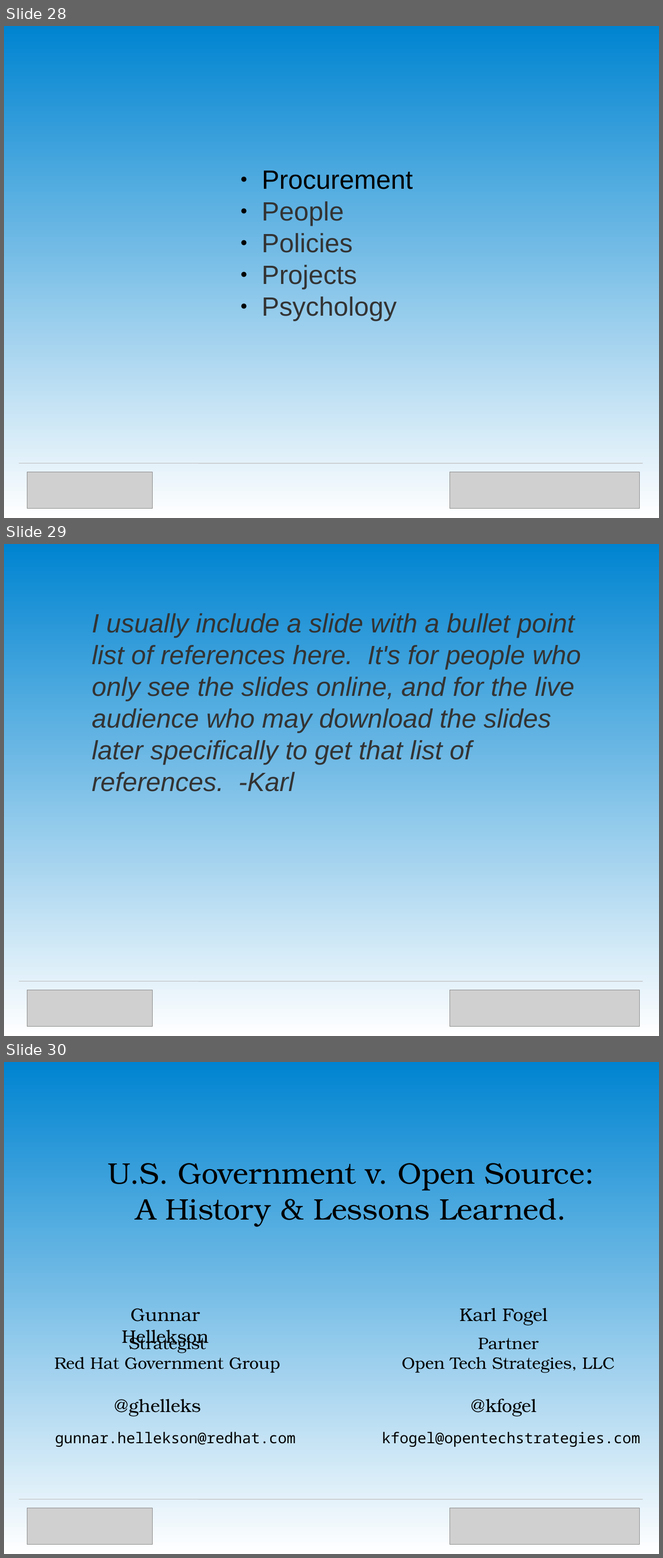
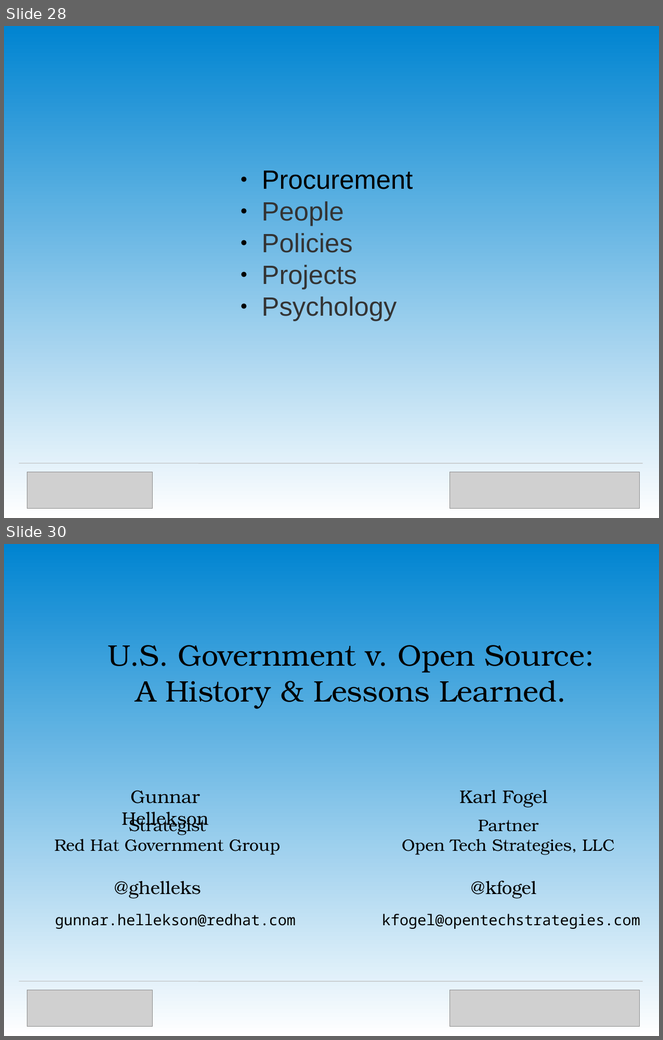
Before and after one commit to OpenTechStrategies/timelines, a slide deck: us-govt-open-source.odp. Shown one above the other, each under a label of ours: slides 28, 29 and 30 before the commit, slides 28 and 30 after it; the slides between them are not shown. The pictures are 663x1558 and 663x1040 pixels, drawn with LibreOffice and Linux fonts; fonts in the diff are those of the drawing; grey boxes stand for pictures. Boxes give left, top, right and bottom in pixels: in the first picture for what was removed or moved away, otherwise in the second. Text is boxed around its words. In the diff, an @@ line names an element or a change of style, - is before the commit and + after.

Commit message:
Start putting real data references slide.

```diff
--- a/us-govt-open-source.odp
+++ b/us-govt-open-source.odp
@@ slide 29 removed at box(4, 544, 659, 1036), background gradient #0084D1 to #FFFFFF @@
@@ text removed at box(92, 613, 581, 792) @@
-I usually include a slide with a bullet point list of references here. It's for people who only see the slides online, and for the live audience who may download the slides later specifically to get that list of references. -Karl
@@ line removed from (19, 981) to (643, 981) @@
@@ picture removed at box(27, 990, 153, 1026) @@
@@ picture removed at box(450, 990, 639, 1026) @@
```
Also in this commit, not shown: 1 slide added.
